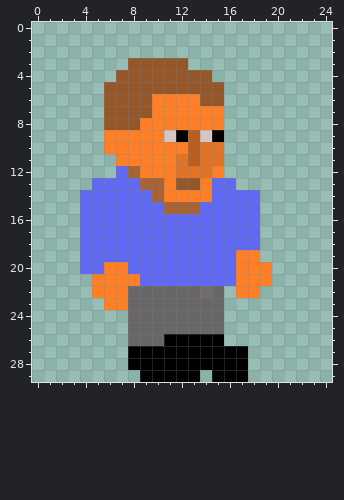
One commit to this pixel-art sprite: images/cleric.png. Above, as it was before the edit.
The file is 25x30 pixels. Colours within 5 levels of each other are drawn and written as one.
And afterwards:
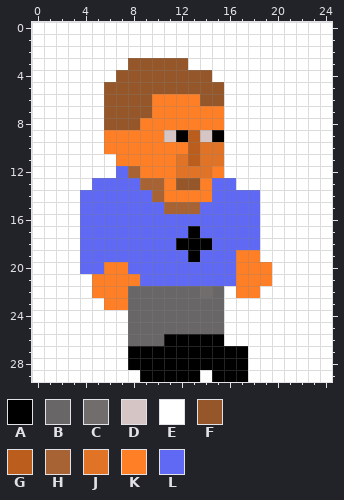
Palette (. is transparent): A #000000  B #686666  C #716d6d  D #d6c5c5  E #ffffff  F #95562a  G #bb5d1d  H #a86334  J #e17327  K #ff7f27  L #5f69f4
The exact change:
Colour L gives way to colour A in row 17 at x 13; in row 18 at x 12 to 14; in row 19 at x 13.
The edit adds colour E in rows 0 to 2 at x 0 to 24; in row 3 at x 0 to 7 and 13 to 24; in row 4 at x 0 to 6 and 15 to 24; in rows 5 to 10 at x 0 to 5 and 16 to 24; in rows 11 to 12 at x 0 to 6 and 16 to 24; in row 13 at x 0 to 4 and 17 to 24.
The edit adds colour E in rows 14 to 19 at x 0 to 3 and 19 to 24; in row 20 at x 0 to 3 and 20 to 24; in row 21 at x 0 to 4 and 20 to 24; in row 22 at x 0 to 4, 16 and 19 to 24; in row 23 at x 0 to 5 and 16 to 24; in rows 24 to 26 at x 0 to 7 and 16 to 24.
The edit adds colour E in rows 27 to 28 at x 0 to 7 and 18 to 24; in row 29 at x 0 to 8, 14 and 18 to 24.
Pixel boxes of the changes (left, top, right, bottom) in both pictures:
changed: (32, 22, 332, 382)
